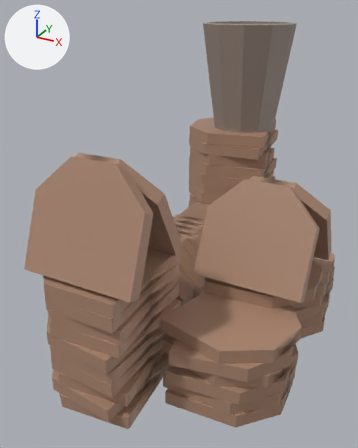
Before and after pictures for a commit that changed the FBX model Assets/Models/wieza_herbata.fbx.
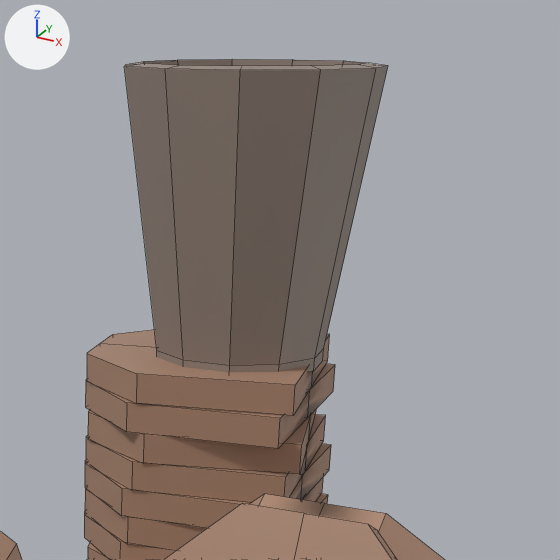
Each version appears first whole from a 50 mm lens placed at (4.65, -12.85, 8.7), pointed at (-1.33, -1.97, 3.26), and next in a close-up on the part from 44% to 100% of the width and 0% to 45% of the height. Arrows for +X, +Y and +Z are at upper left; the lights stay in place. The close-ups show mesh edges as thin lines. Where no turn or scale is listed for an object, it has been applied to the vertices. Vertices at the same position are counted once.
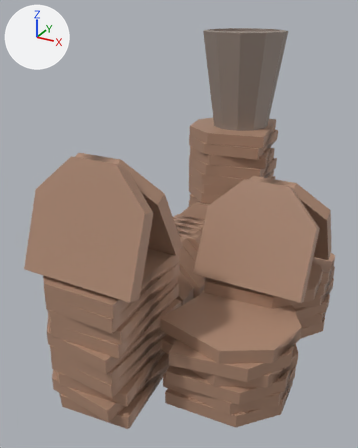
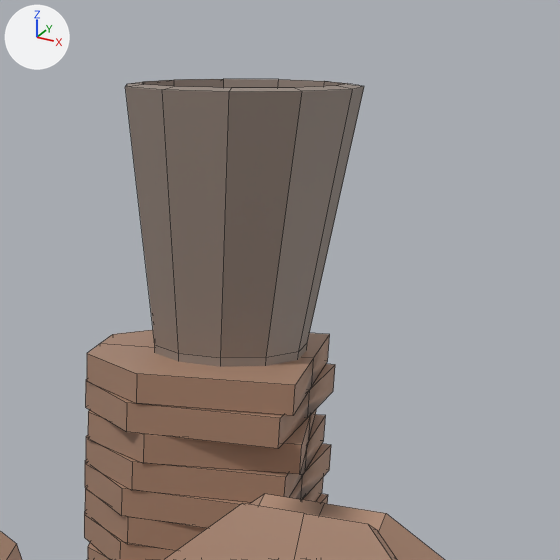
The newer file is also rescaled (x1.082), turned or shifted as a whole; pictures and numbers use the older file's frame.

Location of each change, (x1, y1, x2, y2) in pixels of the close-ups (560 x 560 px; the box of a moved part takes in the faces that stretch with it):
'Cube.011', reshaped
    before: (0, 59, 445, 560)
    after: (0, 79, 445, 560)
part 1 of me_cube_054, moved or reshaped
    before: (124, 59, 388, 372)
    after: (125, 79, 364, 367)

What the commit changed:
Material 'Material.009' (mat_material_009) is new.
Its base color is (0.102, 0.026, 0.00857) (brown #5a2d17).
me_cube_054 has 964 vertices, 781 faces and spans x -2.29..3.64, y -5.77..4.9, z -2.47..5.79.
me_cube_054 is used by ob_cube_011; location (-1.07, -0.6, 2.46).
me_cube_054 part 1: the loose piece of 66 vertices spanning x -1.78..1.1, y 1.82..4.68, z 2.52..5.79 is scaled about its middle by 0.924, then moved by (-0.17, 0.14, -0.09).
me_cube_054 no longer uses material mat_material_024 (brown #5a2d17).
me_cube_054 now uses material mat_material_009 (brown #5a2d17).
